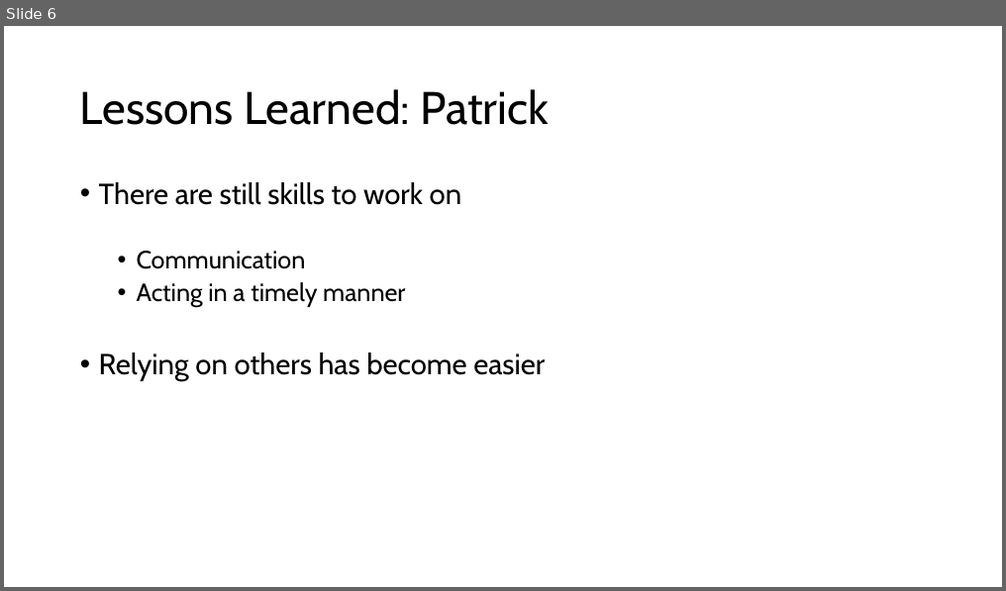
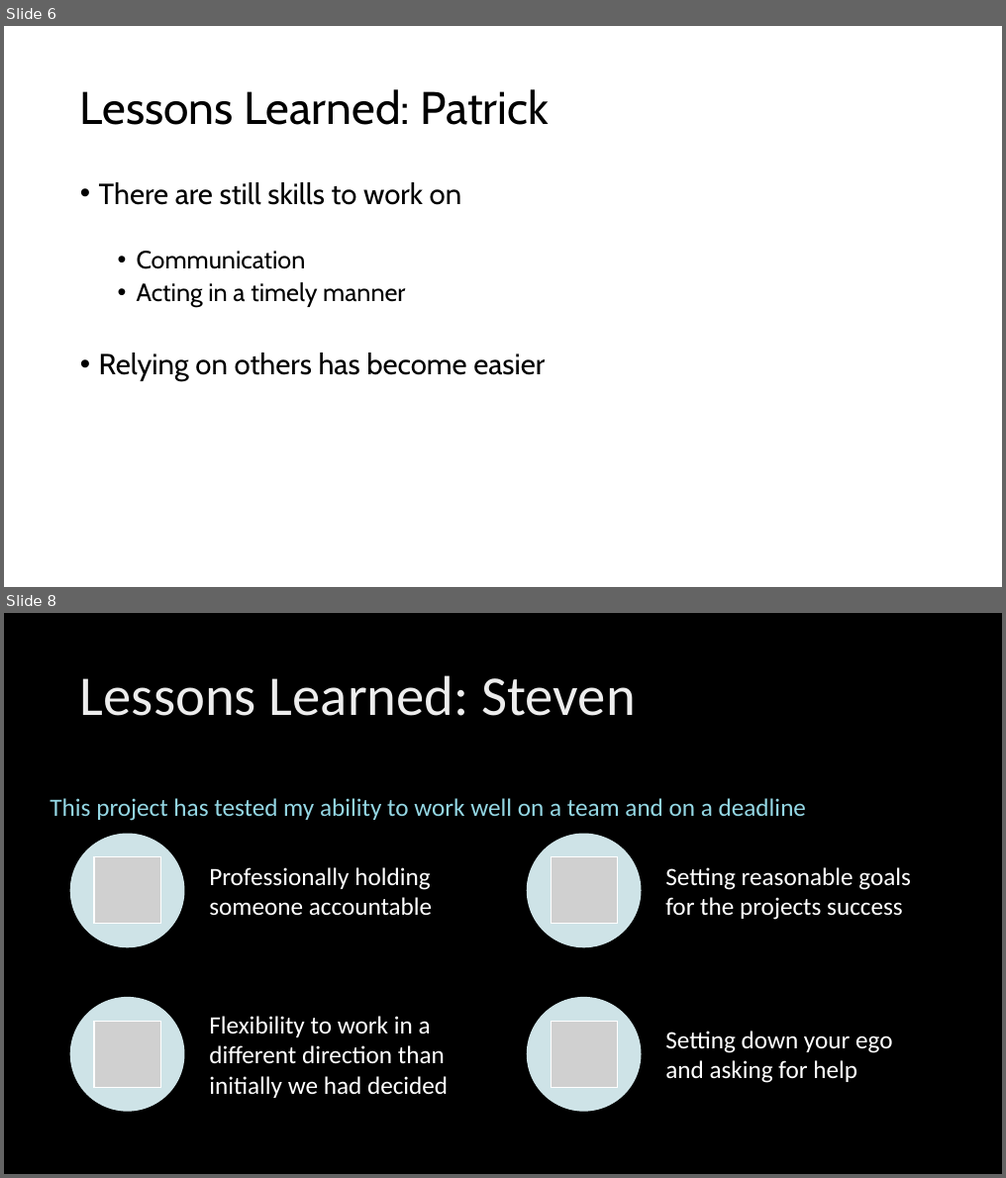
Before and after one commit to Jormungandr72/Cross-Website-Price-Checker, a slide deck: docs/phase_four_docs/Phase_Four_Presentation.pptx. Shown one above the other, each under a label of ours: slide 6 before the commit, slides 6 and 8 after it; the slides between them are not shown. The pictures are 1006x591 and 1006x1178 pixels, drawn with LibreOffice and Linux fonts; fonts in the diff are those of the drawing; grey boxes stand for pictures; background and template pictures are left out. Boxes give left, top, right and bottom in pixels: in the first picture for what was removed or moved away, otherwise in the second. Text is boxed around its words. In the diff, an @@ line names an element or a change of style, - is before the commit and + after.

Commit message:
Update Phase_Four_Presentation.pptx
Updated DFD and Lessons learned for Myself

```diff
--- a/docs/phase_four_docs/Phase_Four_Presentation.pptx
+++ b/docs/phase_four_docs/Phase_Four_Presentation.pptx
@@ slide 8 added at (x1=4, y1=613, x2=1002, y2=1174), background picture (left out) @@
@@ title added at (x1=80, y1=675, x2=636, y2=716), 54 pt, text gradient #BFBFBF to #EDEDED to #FFFFFF @@
+Lessons Learned: Steven
@@ text added at (x1=50, y1=798, x2=806, y2=821), 24 pt, text gradient #9FDBE7 to #94D7E4 to #BFE7EF to #FFFFFF @@
+This project has tested my ability to work well on a team and on a deadline
@@ group added at (x1=70, y1=833, x2=911, y2=1112): 4 ellipses, 4 pictures, 4 texts @@
+Professionally holding someone accountable
+Setting reasonable goals for the projects success
+Flexibility to work in a different direction than initially we had decided
+Setting down your ego and asking for help
```
Also in this commit, not shown: 1 other slide added.
